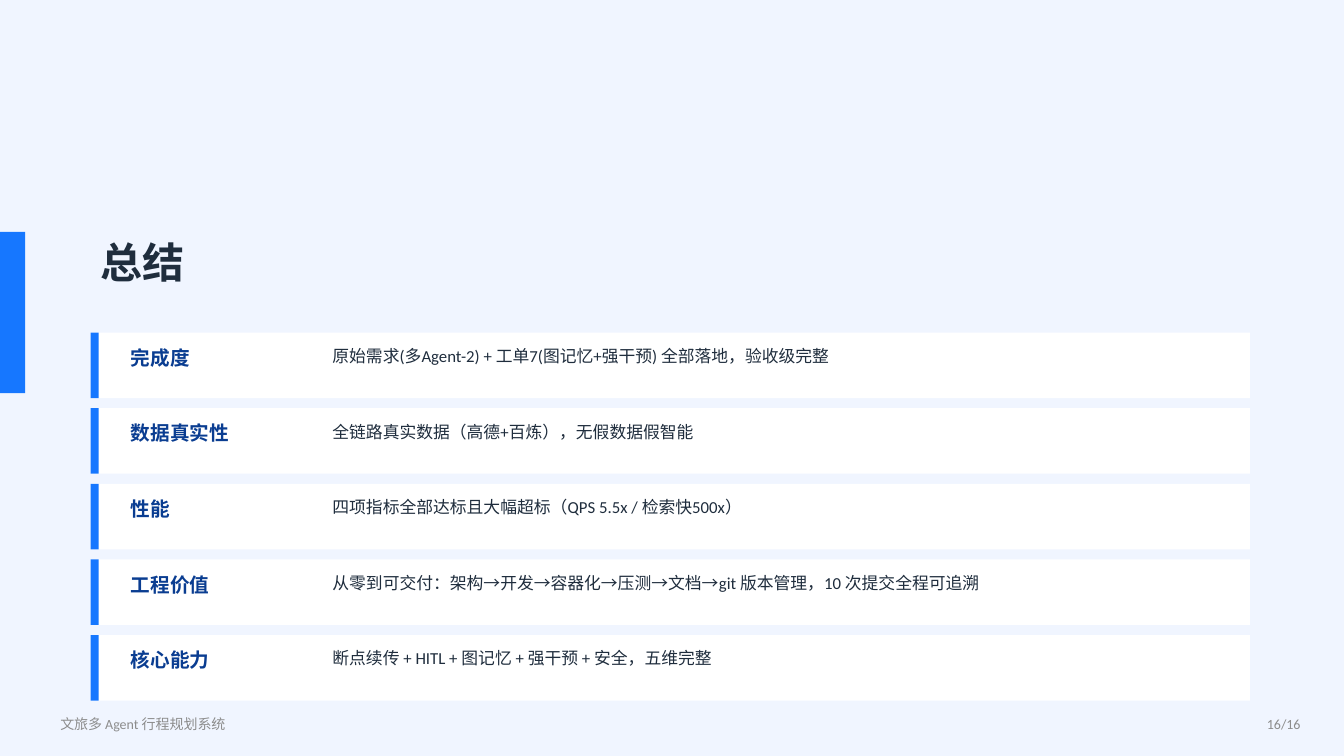
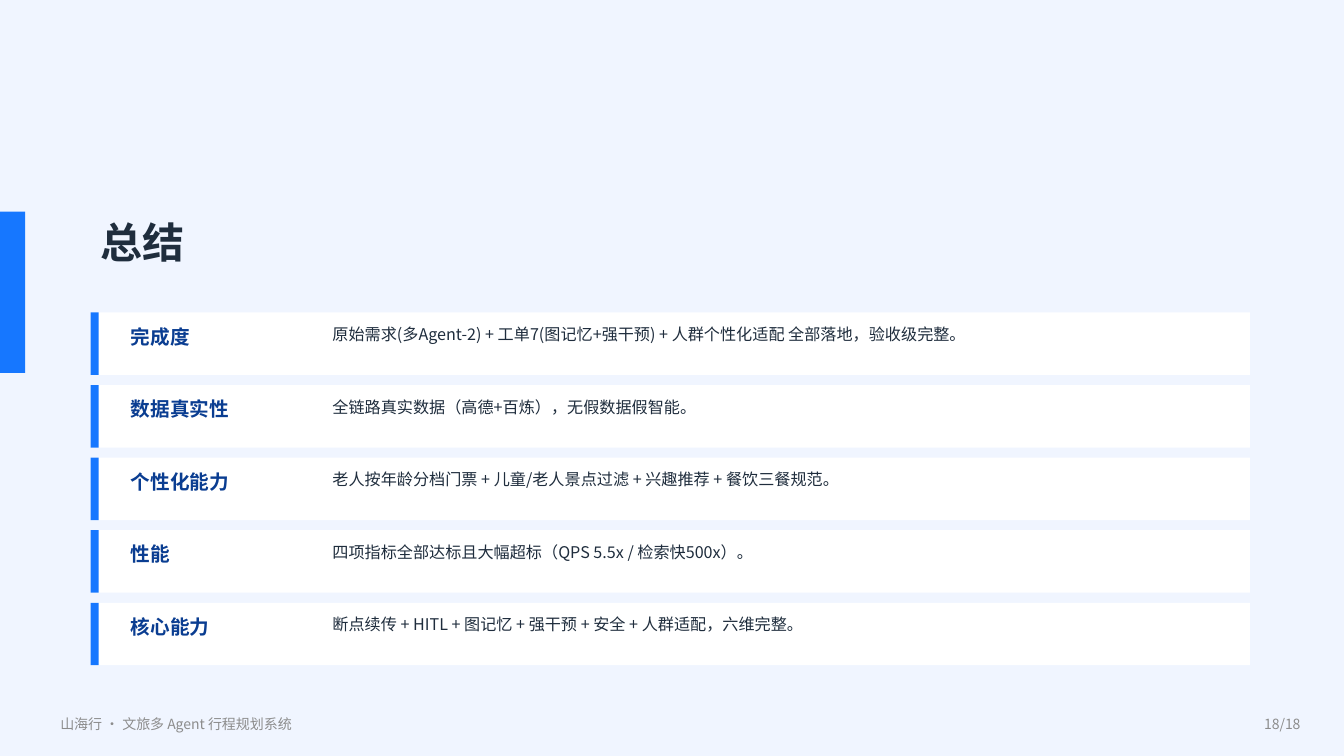
Before and after one commit to 1111776/wenlv, a slide deck: slide 18 of docs/项目讲解.pptx (slide 17 before the commit). Drawn at 1344x756 pixels with LibreOffice and Linux fonts; fonts in the diff are those of the drawing. Boxes give left, top, right and bottom in pixels: in the first picture for what was removed or moved away, otherwise in the second. Text is boxed around its words. In the diff, an @@ line names an element or a change of style, - is before the commit and + after.

Commit message:
docs: 项目讲解 PPT 完整版（v3，18 页，含人群个性化适配）
- 封面/目录/背景/痛点/目标/难点/亮点/架构/8Agent/核心技术/数据模型/API前端/部署/流程/测试/设计决策/人群适配/总结
- 补充老人年龄分档门票、成人关系、儿童/老人景点过滤、兴趣推荐、餐饮三餐规范等新增功能
- 微软雅黑字体 + 两列排版防溢出

```diff
--- a/docs/项目讲解.pptx
+++ b/docs/项目讲解.pptx
@@ 3 rectangles, 2 texts: place and size @@
-3 rectangles, 2 texts at (0, 232, 1250, 398)
+3 rectangles, 2 texts at (0, 212, 1250, 375)
@@ text at (332, 326, 965, 344): text changed; size 12 to 11.5 pt; font Calibri to Noto Sans CJK SC @@
-原始需求(多Agent-2) + 工单7(图记忆+强干预) 全部落地，验收级完整
+原始需求(多Agent-2) + 工单7(图记忆+强干预) + 人群个性化适配 全部落地，验收级完整。
@@ text at (332, 399, 696, 415): text changed; size 12 to 11.5 pt; font Calibri to Noto Sans CJK SC @@
-全链路真实数据（高德+百炼），无假数据假智能
+全链路真实数据（高德+百炼），无假数据假智能。
@@ 4 rectangles, 1 text: place and size @@
-4 rectangles, 1 text at (91, 408, 1250, 549)
+4 rectangles, 1 text at (91, 385, 1250, 520)
@@ text added at (131, 472, 229, 491), 14 pt, text #0A3D91, bold @@
+个性化能力
@@ text added at (332, 471, 839, 488), 11.5 pt, text #1F2D3D @@
+老人按年龄分档门票 + 儿童/老人景点过滤 + 兴趣推荐 + 餐饮三餐规范。
@@ rectangle: place and size @@
-rectangle at (91, 560, 1250, 625)
+rectangle at (91, 530, 1250, 593)
@@ rectangle: place and size @@
-rectangle at (91, 560, 99, 625)
+rectangle at (91, 530, 99, 593)
@@ font Calibri to Noto Sans CJK SC in 5 elements at (101, 222, 185, 262), (131, 327, 190, 346), (131, 399, 229, 418), (131, 617, 209, 636), (131, 544, 170, 563) @@
@@ text "性能": place and size @@
-text "性能" at (131, 499, 170, 518)
+text "性能" at (131, 544, 170, 563)
@@ text at (332, 544, 752, 561): text changed; size 12 to 11.5 pt; font Calibri to Noto Sans CJK SC @@
-四项指标全部达标且大幅超标（QPS 5.5x / 检索快500x）
+四项指标全部达标且大幅超标（QPS 5.5x / 检索快500x）。
@@ text removed at (131, 575, 209, 594) @@
-工程价值
@@ text removed at (332, 575, 979, 592) @@
-从零到可交付：架构→开发→容器化→压测→文档→git 版本管理，10 次提交全程可追溯
@@ rectangle: place and size @@
-rectangle at (91, 635, 1250, 701)
+rectangle at (91, 603, 1250, 665)
@@ rectangle: place and size @@
-rectangle at (91, 635, 99, 701)
+rectangle at (91, 603, 99, 665)
@@ text "核心能力": place and size @@
-text "核心能力" at (131, 650, 209, 669)
+text "核心能力" at (131, 617, 209, 636)
@@ text at (332, 616, 803, 632): text changed; size 12 to 11.5 pt; font Calibri to Noto Sans CJK SC @@
-断点续传 + HITL + 图记忆 + 强干预 + 安全，五维完整
+断点续传 + HITL + 图记忆 + 强干预 + 安全 + 人群适配，六维完整。
@@ text at (60, 717, 292, 733): text changed; font Calibri to Noto Sans CJK SC @@
-文旅多 Agent 行程规划系统
+山海行 · 文旅多 Agent 行程规划系统
@@ text at (1264, 718, 1300, 731): text changed; font Calibri to Noto Sans CJK SC @@
-16/16
+18/18
```
Also in this commit, not shown: 16 other slides changed, 1 slide added, 1 other file.
